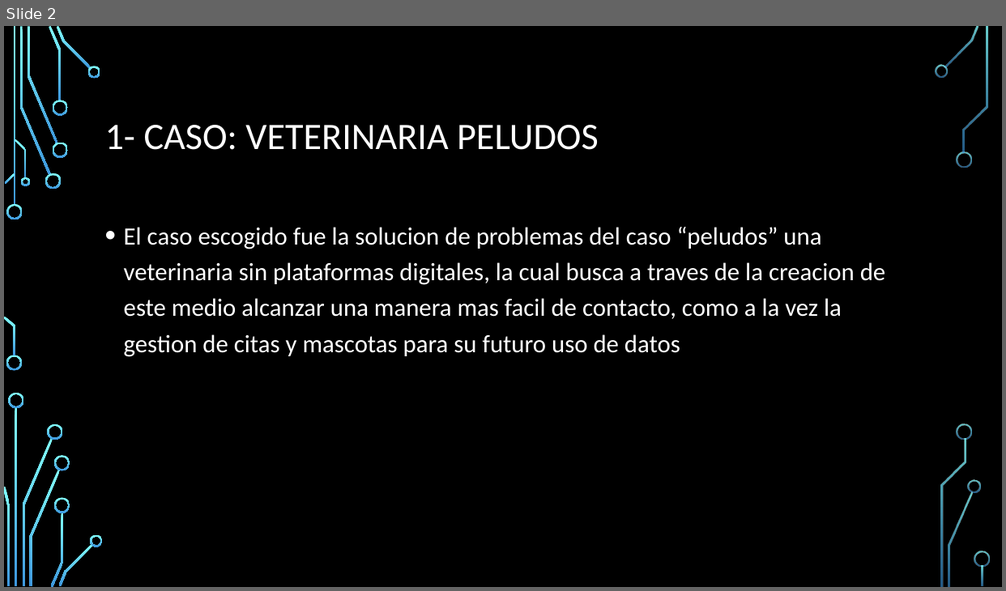
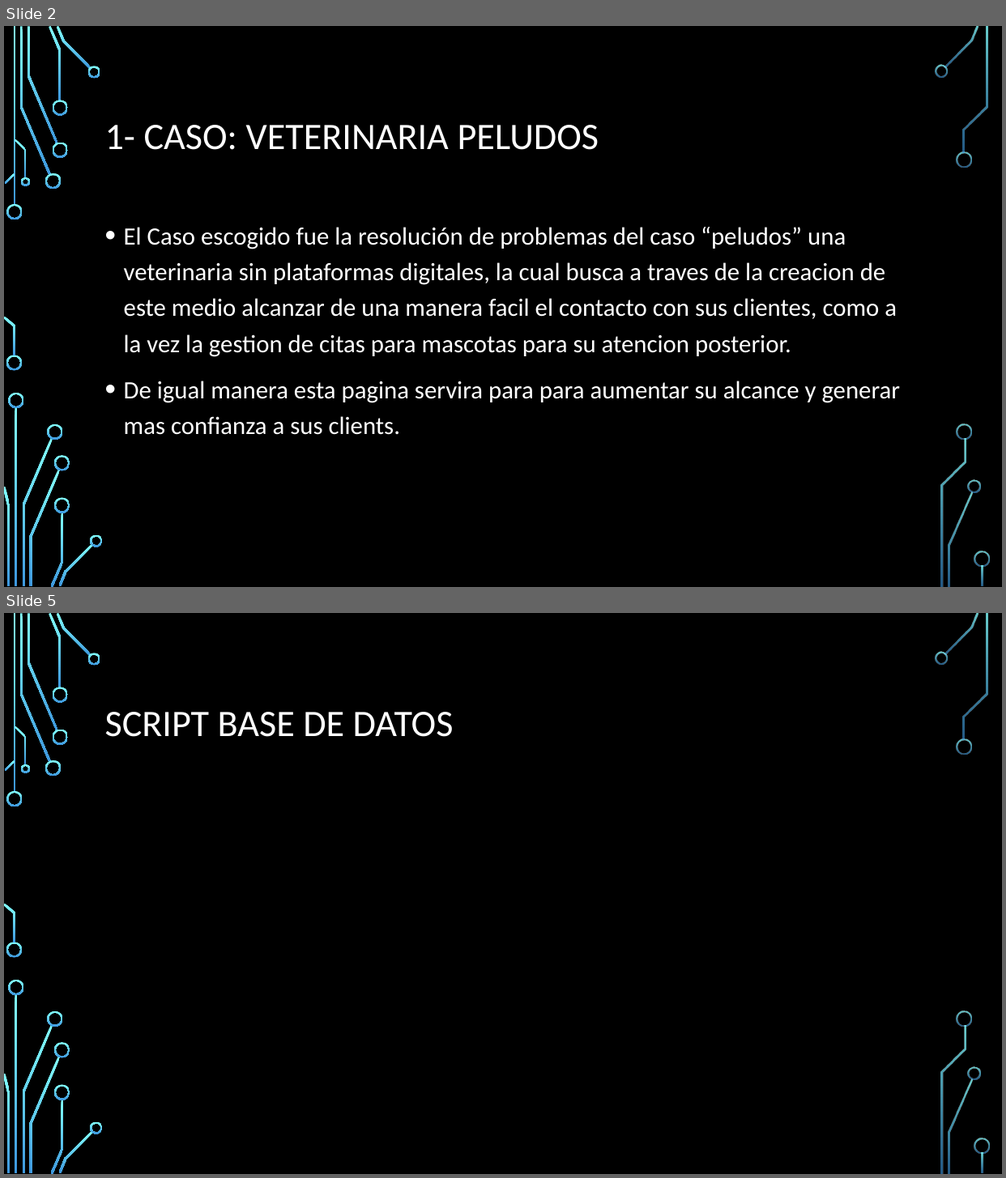
Before and after one commit to DDiazGithub/examentranversal, a slide deck: Proyecto Examen transversal.pptx. Shown one above the other, each under a label of ours: slide 2 before the commit, slides 2 and 5 after it; the slides between them are not shown. The pictures are 1006x591 and 1006x1178 pixels, drawn with LibreOffice and Linux fonts; fonts in the diff are those of the drawing; background and template pictures are left out. Boxes give left, top, right and bottom in pixels: in the first picture for what was removed or moved away, otherwise in the second. Text is boxed around its words. In the diff, an @@ line names an element or a change of style, - is before the commit and + after.

```diff
--- a/Proyecto Examen transversal.pptx
+++ b/Proyecto Examen transversal.pptx
@@ slide 5 added at [4,613,1002,1174], background picture (left out); not listed: 36 template elements that a slide beside it also shows @@
@@ title added at [105,712,454,737], 36 pt, text #FFFFFF @@
+SCRIPT BASE DE DATOS
@@ slide 2 changed as well @@
@@ text at [124,227,901,435]: text changed @@
-• El caso escogido fue la solucion de problemas del caso “peludos” una veterinaria sin plataformas digitales, la cual busca a traves de la creacion de este medio alcanzar una manera mas facil de contacto, como a la vez la gestion de citas y mascotas para su futuro uso de datos
+• El Caso escogido fue la resolución de problemas del caso “peludos” una veterinaria sin plataformas digitales, la cual busca a traves de la creacion de este medio alcanzar de una manera facil el contacto con sus clientes, como a la vez la gestion de citas para mascotas para su atencion posterior.
+• De igual manera esta pagina servira para para aumentar su alcance y generar mas confianza a sus clients.
```
Also in this commit, not shown: 1 other slide changed, 2 other slides added.
